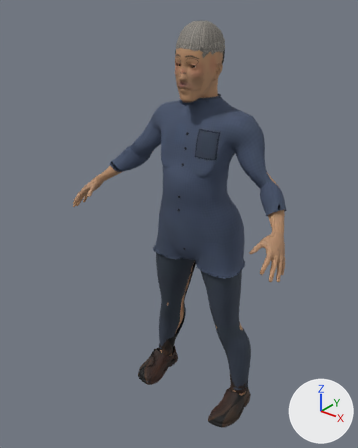
The glTF model studio/public/assets/characters/char.male-lansia-kemeja/char.male-lansia-kemeja.glb, before and after one commit.
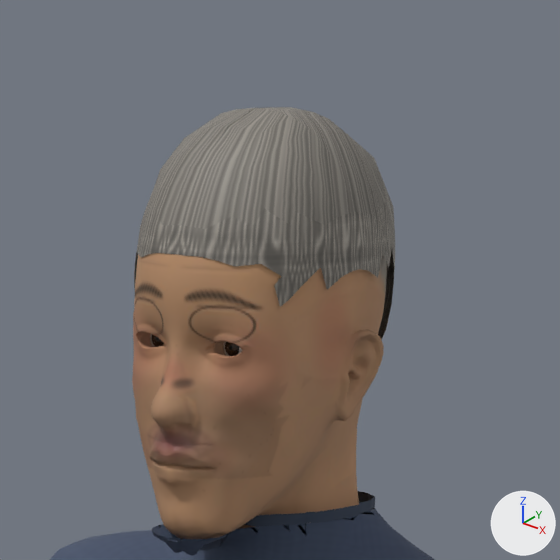
Old and new are each drawn whole from a 50 mm camera at (1.099, -1.546, 1.786) aimed at (-0.053, -0.106, 0.893) and again close up on the part from 42% to 72% of the width and 0% to 24% of the height. Lighting does not change. The marker at lower right points along +X, +Y and +Z. The last two pictures show the newer version. Vertices at exactly the same position are counted once.

Names of what the first close-up shows: 'char.male-lansia-kemeja-mesh'.
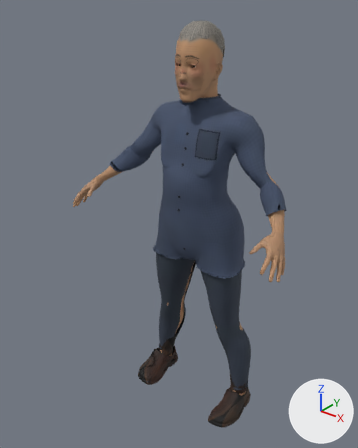
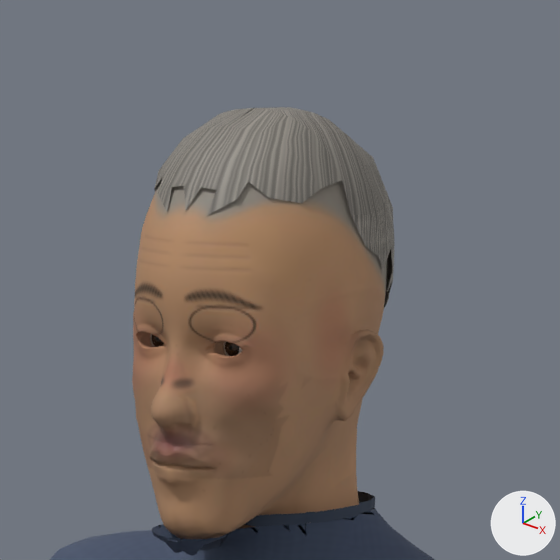
Boxes [x1, y1, x2, y2] around the edits, measured in the close-ups (560 x 560 px):
part 1 of me_char_male_lansia_kemeja, cut back
    before: [134, 152, 392, 340]
    after: [154, 153, 387, 307]

The change, as a list of edits to the scene's bpy script:
```text
Change me_char_male_lansia_kemeja:
    used by ob_char_male_lansia_kemeja_mesh; location = (0.0, 0.0, 0.0)
    remove me_char_male_lansia_kemeja.from_pydata(...)  # 21883 vertices, 42006 faces; spans x -0.5..0.5, y -0.32..0.12, z -0.01..1.67
    add me_char_male_lansia_kemeja.from_pydata(...)  # 21716 vertices, 41736 faces; spans x -0.5..0.5, y -0.32..0.12, z -0.01..1.67
    me_char_male_lansia_kemeja part 1
    123 vertices are removed from x -0.08..0.08, y -0.15..0.04, z 1.5..1.63
    222 faces are deleted
    6 vertices are added at (-0.03, 0.03, 1.53), (-0.06, -0.08, 1.62), (-0.06, -0.1, 1.62), (0.03, 0.03, 1.53), (0.06, -0.08, 1.62), (0.06, -0.1, 1.62)
    14 new faces join them, mat_hair
    other edits to the shape of me_char_male_lansia_kemeja do not show in these pictures
```
